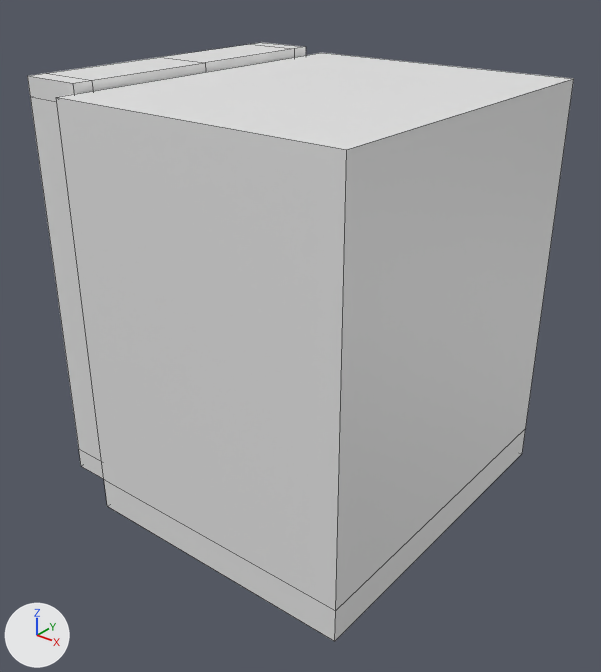
The FBX model TBA-MasterD/Assets/Prefabs/Fabio/FBX/MapExtension/Elevator.fbx, before and after one commit.
Both versions are drawn from a camera (50 mm lens) standing at (5.19, -22.81, 3.42) and looking at (2.0, -18.82, 0.95). Lighting does not change. The marker at lower left points along +X, +Y and +Z. Mesh edges are drawn as thin lines. Where no turn or scale is listed for an object, it has been applied to the vertices.

Objects in the first picture: 'ElevatorDoorFrame', 'ElevatorInside', 'ElevatorInsideFloor'.
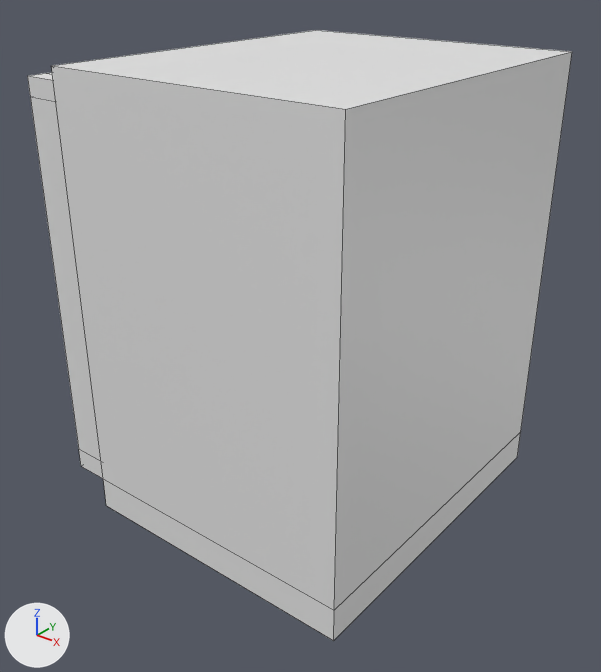
What changed in the scene script:
```text
Change me_cube_980:
    used by ob_elevatorinside; location = (0.909, -18.733, 0.0)
    remove me_cube_980.from_pydata(...)  # 32 vertices, 28 faces; spans x 0.23..2.23, y -1.19..1.25, z 0.0..2.59
    add me_cube_980.from_pydata(...)  # 32 vertices, 28 faces; spans x 0.23..2.23, y -1.19..1.18, z 0.0..2.76
    me_cube_980 part 1: all 4 vertices in x 0.23..2.23, y 0.99..1.25, z 0.0 are moved by (0.0, -0.06, 0.0)
    me_cube_980 part 2: all 8 vertices in x 0.23..2.23, y 0.94..1.25, z 2.36..2.59 are moved by (0.0, -0.06, 0.17)
    me_cube_980 part 3: 14 of the vertices in x 0.23..2.23, y -1.19..0.19, z 2.36..2.59 are moved by (0.0, 0.0, 0.17)
Change ob_elevatorinsidefloor:
    ob_elevatorinsidefloor.location: (0.909, -18.733, 0.0) -> (0.9, -18.733, 0.0)
Change ob_elevatorinside:
    ob_elevatorinside.location: (0.909, -18.733, 0.0) -> (0.9, -18.733, 0.0)
```

What differs and where, as boxes [x1, y1, x2, y2] in the pictures (601 x 672 px; the box of a moved part takes in the faces that stretch with it):
'ElevatorInside', reshaped, moved: before [56, 53, 574, 611]; after [52, 30, 572, 610]
'ElevatorInsideFloor', moved: before [104, 428, 526, 641]; after [103, 432, 521, 641]
part 1 of me_cube_980, moved or reshaped: before [336, 79, 574, 610]; after [334, 52, 572, 610]
part 2 of me_cube_980, moved or reshaped: before [59, 53, 574, 149]; after [53, 30, 572, 109]
part 3 of me_cube_980, moved or reshaped: before [56, 97, 347, 611]; after [52, 66, 346, 610]
